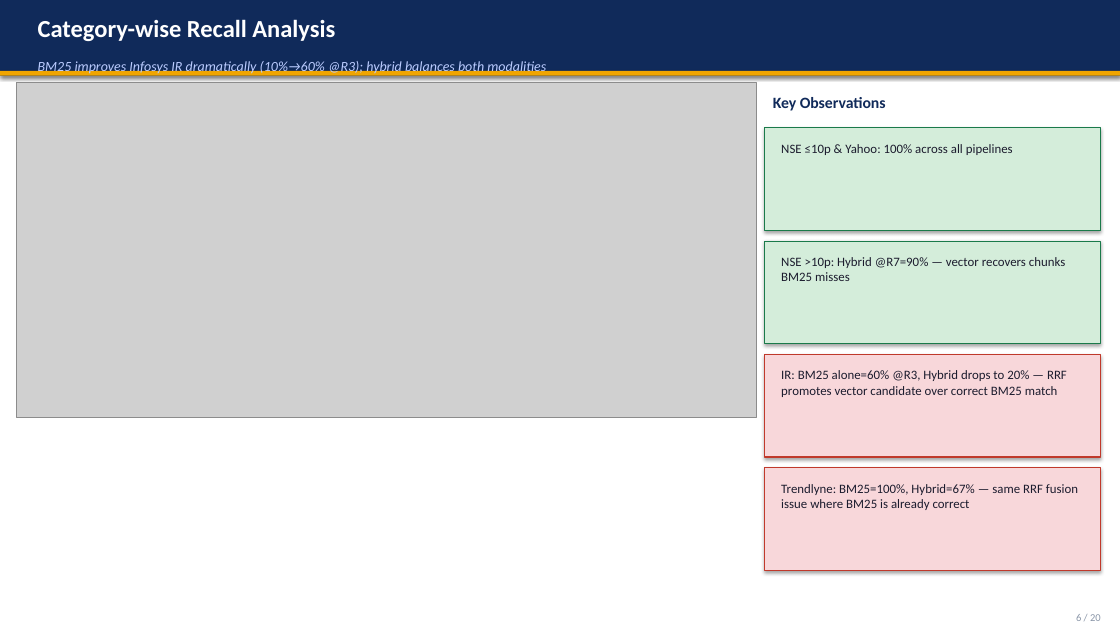
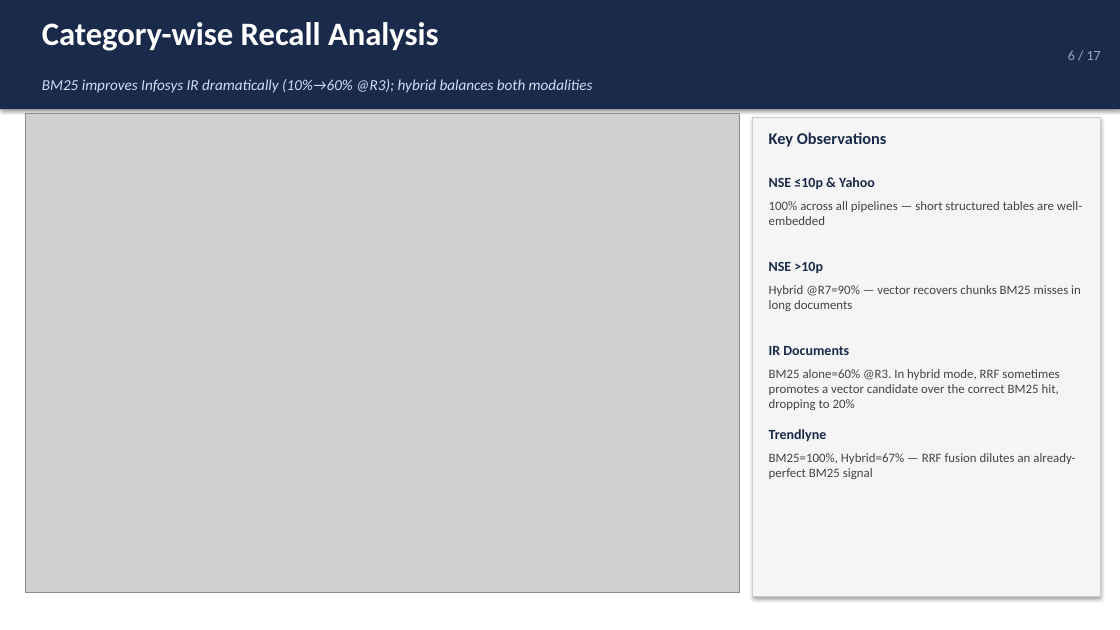
Before and after one commit to nandypi/Group-6-DS-and-AI-Lab-Project, a slide deck: slide 6 of Slides/DSAI_Team_6_Milestone6.pptx. Drawn at 1120x630 pixels with LibreOffice and Linux fonts; fonts in the diff are those of the drawing; grey boxes stand for pictures. Boxes give left, top, right and bottom in pixels: in the first picture for what was removed or moved away, otherwise in the second. Text is boxed around its words. In the diff, an @@ line names an element or a change of style, - is before the commit and + after.

```diff
--- a/Slides/DSAI_Team_6_Milestone6.pptx
+++ b/Slides/DSAI_Team_6_Milestone6.pptx
@@ rectangle resized from (x1=0, y1=0, x2=1120, y2=76) to (x1=0, y1=0, x2=1120, y2=109) @@
@@ rectangle at (x1=0, y1=0, x2=1120, y2=109): fill #102A5A to #1A2A4A @@
@@ text "Category-wise Recall Analysis" at (x1=42, y1=22, x2=439, y2=51): size 21 to 28 pt @@
@@ text added at (x1=1068, y1=50, x2=1101, y2=60), 12 pt, text #99AACC @@
+6 / 17
@@ rectangle removed at (x1=0, y1=71, x2=1120, y2=76) @@
@@ text "BM25 improves Infosys IR dramatically ..." moved from (x1=38, y1=59, x2=546, y2=75) to (x1=42, y1=79, x2=593, y2=93) @@
@@ text "BM25 improves Infosys IR dramatically ..." at (x1=42, y1=79, x2=593, y2=93): size 12 to 13 pt, text colour #BBCCFF to #CCDDFF @@
@@ picture resized from (x1=17, y1=82, x2=756, y2=418) to (x1=25, y1=113, x2=739, y2=592) @@
@@ rectangle added at (x1=752, y1=118, x2=1101, y2=597), fill #F5F5F5, outline #CCCCCC 0.5 pt @@
@@ text "Key Observations" moved from (x1=773, y1=97, x2=886, y2=111) to (x1=769, y1=132, x2=887, y2=147) @@
@@ text "Key Observations" at (x1=769, y1=132, x2=887, y2=147): size 13.5 to 14 pt, text colour #102A5A to #1A2A4A @@
@@ rectangle removed at (x1=765, y1=128, x2=1101, y2=230) @@
@@ text added at (x1=769, y1=177, x2=875, y2=190), 12 pt, text #1A2A4A, bold @@
+NSE ≤10p & Yahoo
@@ text at (x1=769, y1=201, x2=1082, y2=225): text changed; text colour #1C1C2E to #444444 @@
-NSE ≤10p & Yahoo: 100% across all pipelines
+100% across all pipelines — short structured tables are well-embedded
@@ rectangle removed at (x1=765, y1=241, x2=1101, y2=344) @@
@@ text added at (x1=769, y1=262, x2=823, y2=274), 12 pt, text #1A2A4A, bold @@
+NSE >10p
@@ text at (x1=769, y1=285, x2=1081, y2=311): text changed; text colour #1C1C2E to #444444 @@
-NSE >10p: Hybrid @R7=90% — vector recovers chunks BM25 misses
+Hybrid @R7=90% — vector recovers chunks BM25 misses in long documents
@@ rectangle removed at (x1=765, y1=355, x2=1101, y2=457) @@
@@ text added at (x1=769, y1=346, x2=849, y2=355), 12 pt, text #1A2A4A, bold @@
+IR Documents
@@ text at (x1=769, y1=369, x2=1059, y2=410): text changed; text colour #1C1C2E to #444444 @@
-IR: BM25 alone=60% @R3, Hybrid drops to 20% — RRF promotes vector candidate over correct BM25 match
+BM25 alone=60% @R3. In hybrid mode, RRF sometimes promotes a vector candidate over the correct BM25 hit, dropping to 20%
@@ text added at (x1=769, y1=429, x2=827, y2=442), 12 pt, text #1A2A4A, bold @@
+Trendlyne
@@ rectangle removed at (x1=765, y1=468, x2=1101, y2=571) @@
@@ text at (x1=769, y1=453, x2=1075, y2=479): text changed; text colour #1C1C2E to #444444 @@
-Trendlyne: BM25=100%, Hybrid=67% — same RRF fusion issue where BM25 is already correct
+BM25=100%, Hybrid=67% — RRF fusion dilutes an already-perfect BM25 signal
@@ text removed at (x1=1076, y1=614, x2=1101, y2=621) @@
-6 / 20
```
Also in this commit, not shown: 12 other slides changed, 4 slides added, 7 slides removed.
